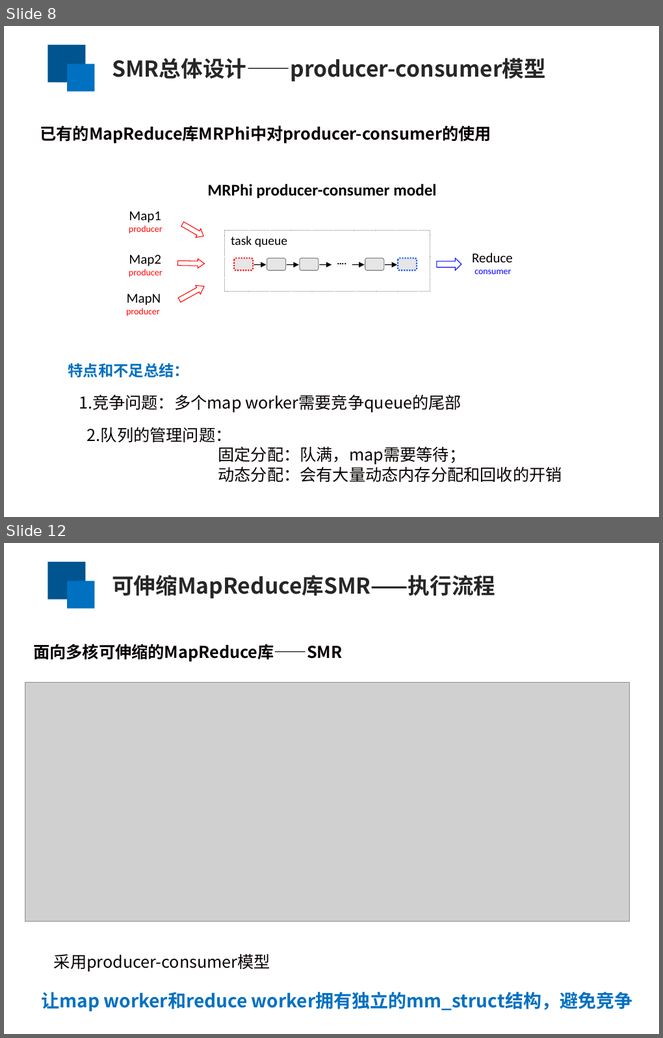
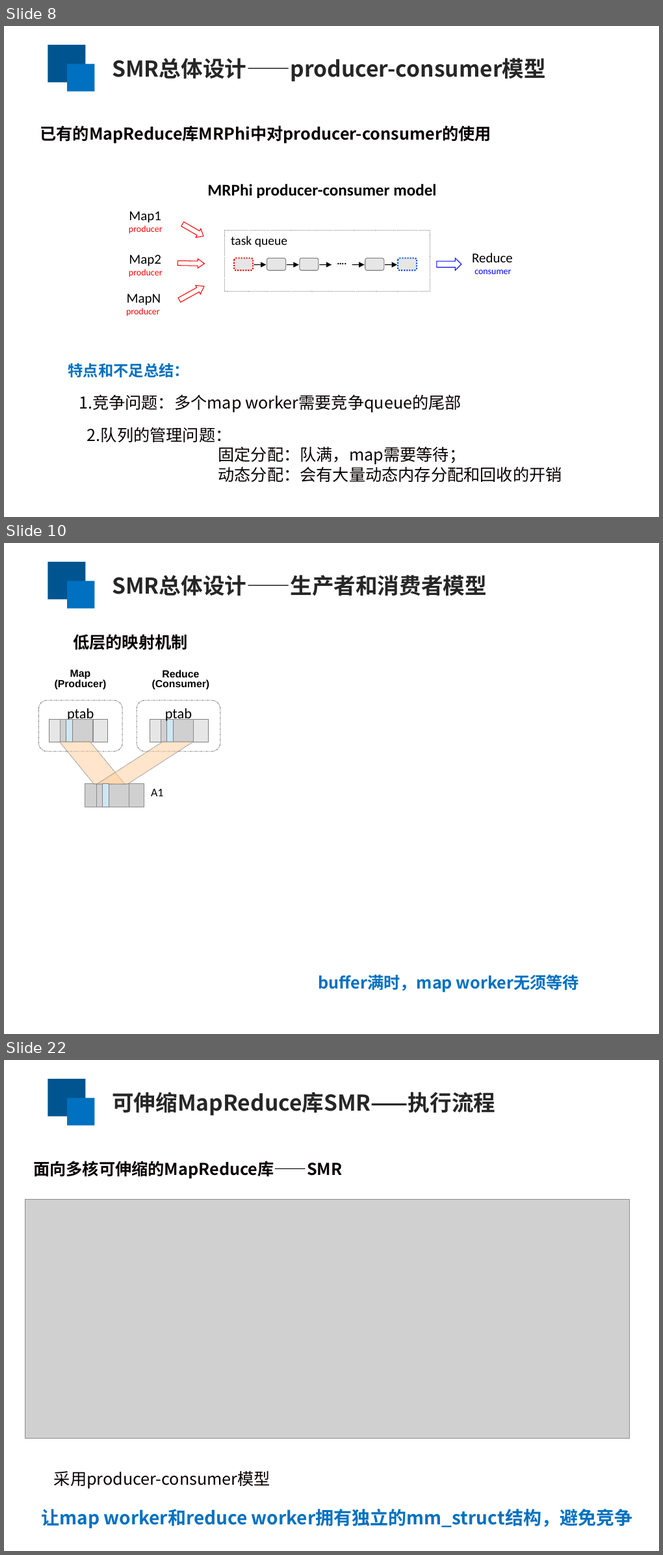
Before and after one commit to yufenyu/work, a slide deck: dmr_paper/paper/chinaSys-2016.ppt. Shown one above the other, each under a label of ours: slides 8 and 12 before the commit, slides 8, 10 and 22 after it; the slides between them are not shown. The pictures are 663x1038 and 663x1555 pixels, drawn with LibreOffice and Linux fonts; fonts in the diff are those of the drawing; grey boxes stand for pictures. Boxes give left, top, right and bottom in pixels: in the first picture for what was removed or moved away, otherwise in the second. Text is boxed around its words. In the diff, an @@ line names an element or a change of style, - is before the commit and + after.

```diff
--- a/dmr_paper/paper/chinaSys-2016.ppt
+++ b/dmr_paper/paper/chinaSys-2016.ppt
@@ slide 10 added at [4,543,659,1034], background #FFFFFF @@
@@ rectangle added at [48,562,86,600], fill #005490 @@
@@ rectangle added at [67,581,94,609], fill #0070C0 @@
@@ text added at [112,575,487,596], 24 pt, text #262626, bold @@
+SMR总体设计——生产者和消费者模型
@@ text added at [73,634,187,650], 18 pt, text #080000, bold @@
+低层的映射机制
@@ text added at [55,670,107,690], 11.2 pt, text #000000, bold @@
+Map
+(Producer)
@@ text added at [152,670,210,690], 11.2 pt, text #000000, bold @@
+Reduce
+(Consumer)
@@ rounded rectangle added at [38,700,122,752], outline #808080 0.74 pt dashed, 16 pt, text #000000 @@
+ptab
@@ rounded rectangle added at [137,700,220,752], outline #808080 0.74 pt dashed, 16 pt, text #000000 @@
+ptab
@@ rectangle added at [50,719,108,742], fill #E6E6E6, outline #808080 0.74 pt @@
@@ picture added at [61,719,93,742] @@
@@ rectangle added at [66,719,73,742], fill #CFE7F5, outline #808080 0.74 pt @@
@@ rectangle added at [150,719,208,742], fill #E6E6E6, outline #808080 0.74 pt @@
@@ picture added at [161,719,193,742] @@
@@ rectangle added at [167,719,174,742], fill #CFE7F5, outline #808080 0.74 pt @@
@@ parallelogram added at [60,741,125,784], fill #FFCC99 at 50% opacity, outline #808080 0.74 pt dashed @@
@@ parallelogram added at [97,741,193,784], fill #FFCC99 at 50% opacity, outline #808080 0.74 pt dashed @@
@@ picture added at [85,784,144,807] @@
@@ picture added at [96,784,129,807] @@
@@ rectangle added at [102,784,109,807], fill #CFE7F5, outline #808080 0.74 pt @@
@@ text added at [151,789,163,797], 12.8 pt, text #000000 @@
+A1
@@ text added at [318,975,579,993], 18 pt, text #0070C0, bold @@
+buffer满时，map worker无须等待
@@ what was slide 12 is now slide 22 @@
```
Also in this commit, not shown: 8 slides changed, 10 other slides added.
